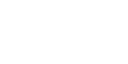
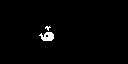
Layered file, before and after one edit (w=128, h=64). Changes by layer:
added layer "Whale" above "Background" over [39, 26, 54, 41]
painted on "Background" over [0, 0, 128, 64]